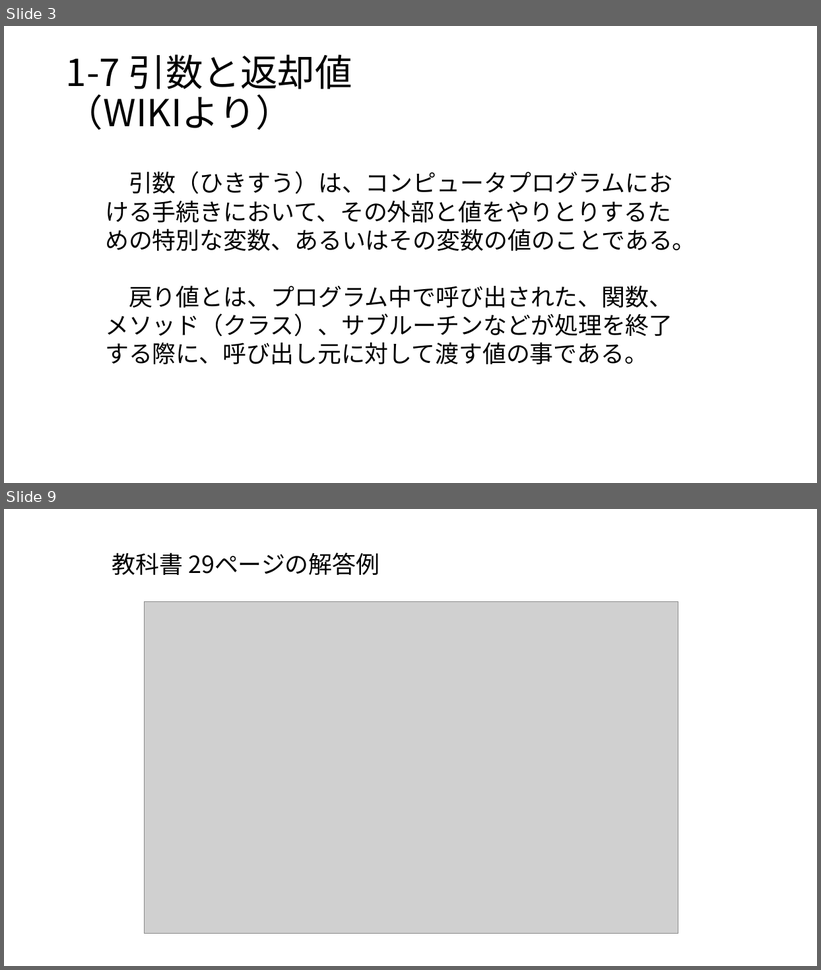
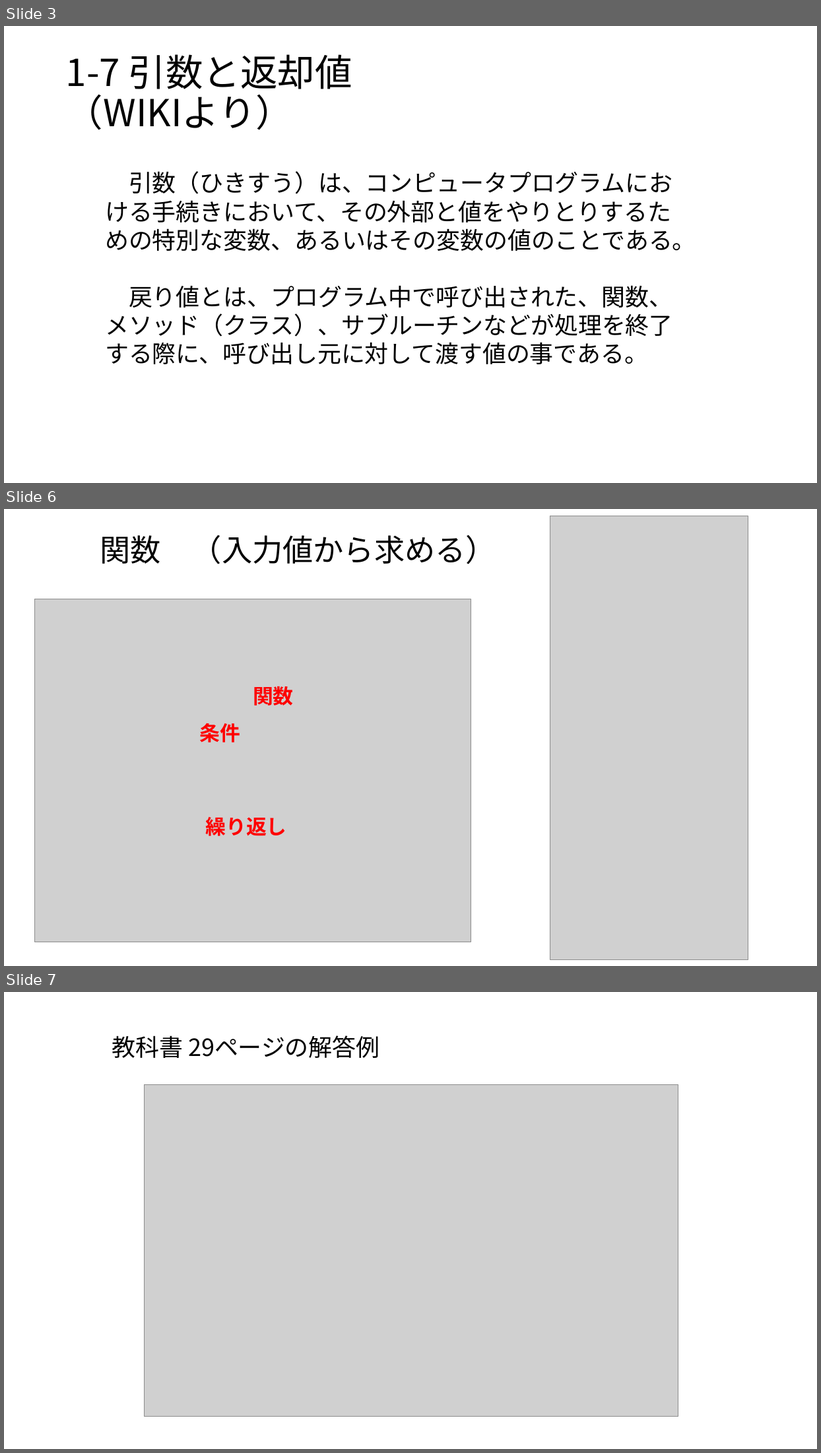
Before and after one commit to masakage/algorithm, a slide deck: docs/第5回引数と返却値.pptx. Shown one above the other, each under a label of ours: slides 3 and 9 before the commit, slides 3, 6 and 7 after it; the slides between them are not shown. The pictures are 821x970 and 821x1453 pixels, drawn with LibreOffice and Linux fonts; fonts in the diff are those of the drawing; grey boxes stand for pictures. Boxes give left, top, right and bottom in pixels: in the first picture for what was removed or moved away, otherwise in the second. Text is boxed around its words. In the diff, an @@ line names an element or a change of style, - is before the commit and + after.

```diff
--- a/docs/第5回引数と返却値.pptx
+++ b/docs/第5回引数と返却値.pptx
@@ slide 6 added at (4,509,817,966), background #FFFFFF @@
@@ picture added at (550,516,748,960) @@
@@ text added at (100,535,496,564), 36 pt, text #000000 @@
+関数 （入力値から求める）
@@ picture added at (34,599,471,942) @@
@@ text added at (253,687,294,706), 24 pt, text #FF0000, bold @@
+関数
@@ text added at (199,723,240,743), 24 pt, text #FF0000, bold @@
+条件
@@ text added at (206,817,287,836), 24 pt, text #FF0000, bold @@
+繰り返し
@@ what was slide 9 is now slide 7 @@
```
Also in this commit, not shown: 2 other slides added, 5 slides removed, 2 other files.
